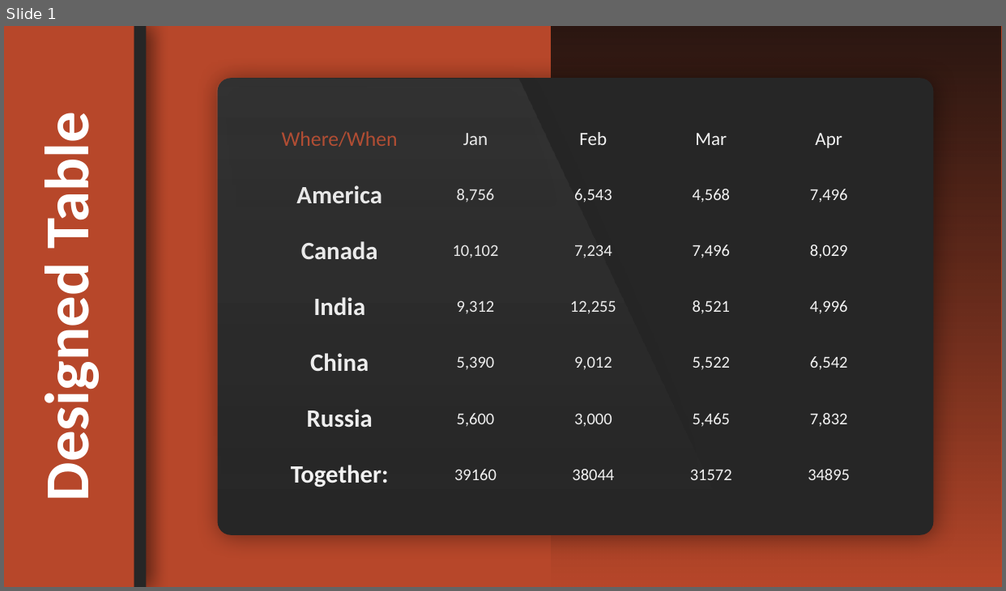
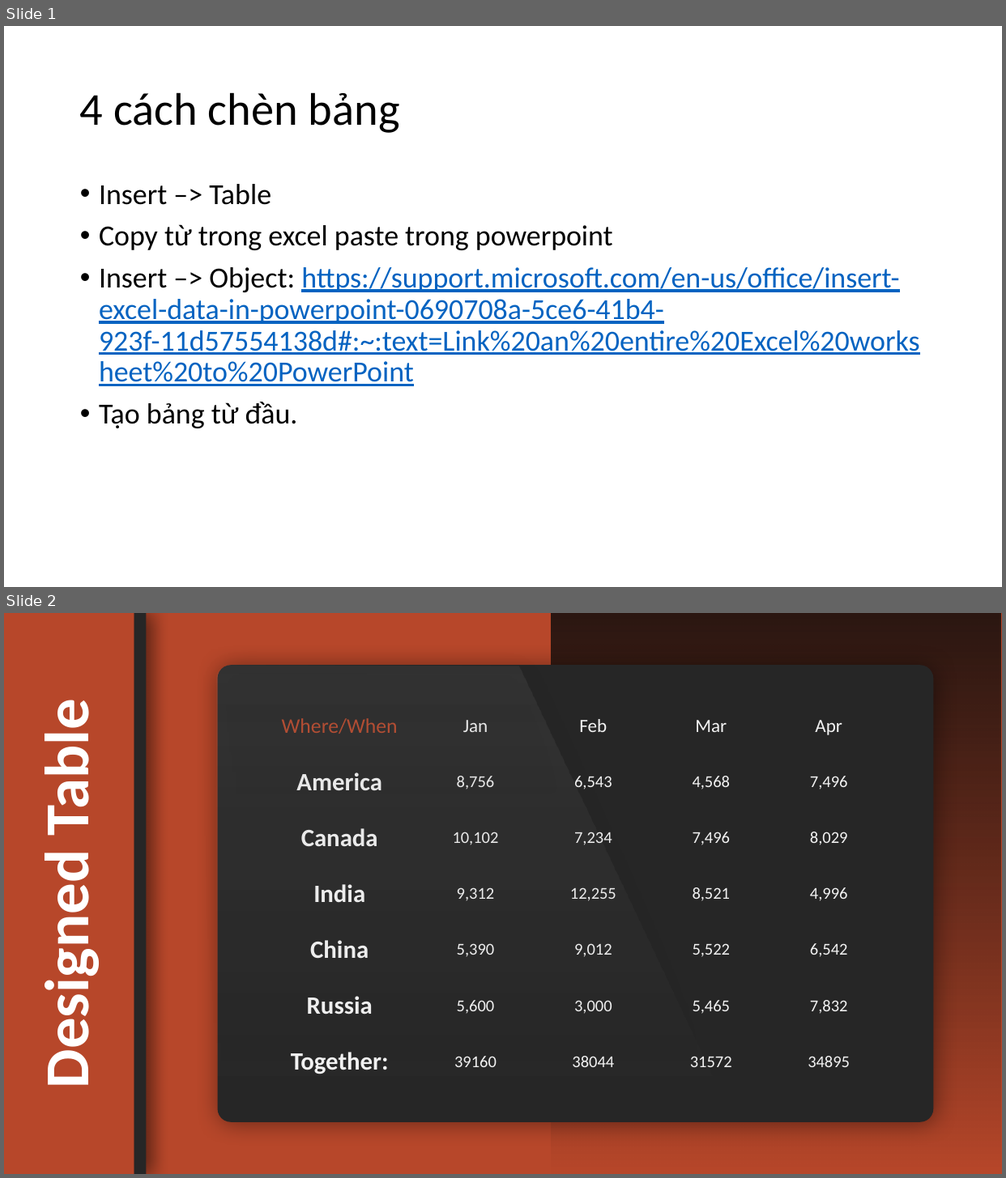
Before and after one commit to tranthanhbinh2603/PPTmasterclassV6_Powerpoint_from_A_to_Z, a slide deck: Section 11 - Tables in PowerPoint/TABLES Section (Design).pptx. Shown one above the other, each under a label of ours: slide 1 before the commit, slides 1 and 2 after it. The pictures are 1006x591 and 1006x1178 pixels, drawn with LibreOffice and Linux fonts; fonts in the diff are those of the drawing; background and template pictures are left out. Boxes give left, top, right and bottom in pixels: in the first picture for what was removed or moved away, otherwise in the second. Text is boxed around its words. In the diff, an @@ line names an element or a change of style, - is before the commit and + after.

```diff
--- a/Section 11 - Tables in PowerPoint/TABLES Section (Design).pptx
+++ b/Section 11 - Tables in PowerPoint/TABLES Section (Design).pptx
@@ slide 1 added at [4, 26, 1002, 587], background #FFFFFF @@
@@ title added at [80, 92, 400, 133], 44 pt, text #000000 @@
+4 cách chèn bảng
@@ text added at [99, 184, 920, 429], 28 pt, text #0563C1, underline @@
+• Insert –> Table
+• Copy từ trong excel paste trong powerpoint
+• Insert –> Object: https://support.microsoft.com/en-us/office/insert-excel-data-in-powerpoint-0690708a-5ce6-41b4-923f-11d57554138d#:~:text=Link%20an%20entire%20Excel%20worksheet%20to%20PowerPoint
+• Tạo bảng từ đầu.
@@ what was slide 1 is now slide 2 @@
```
Also in this commit, not shown: 3 other files.
